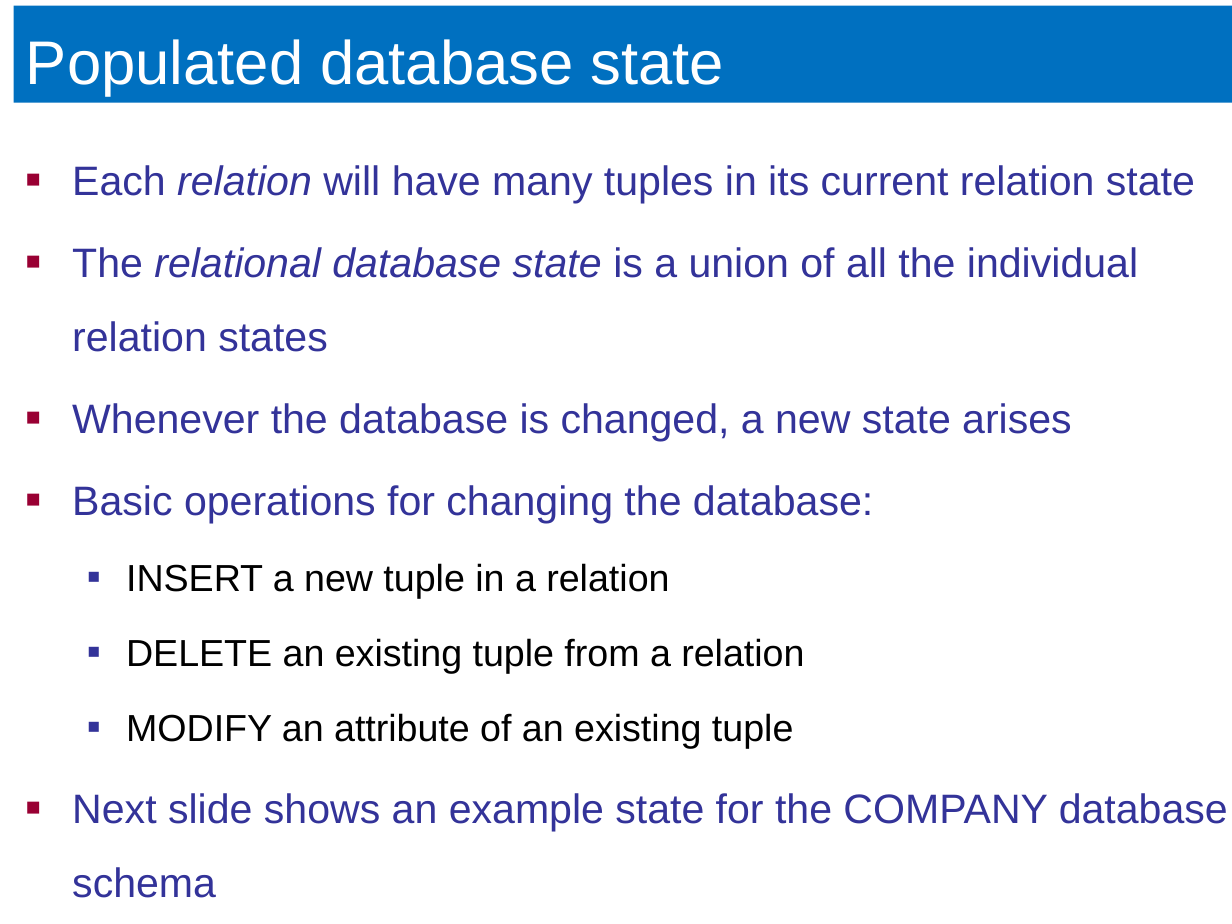
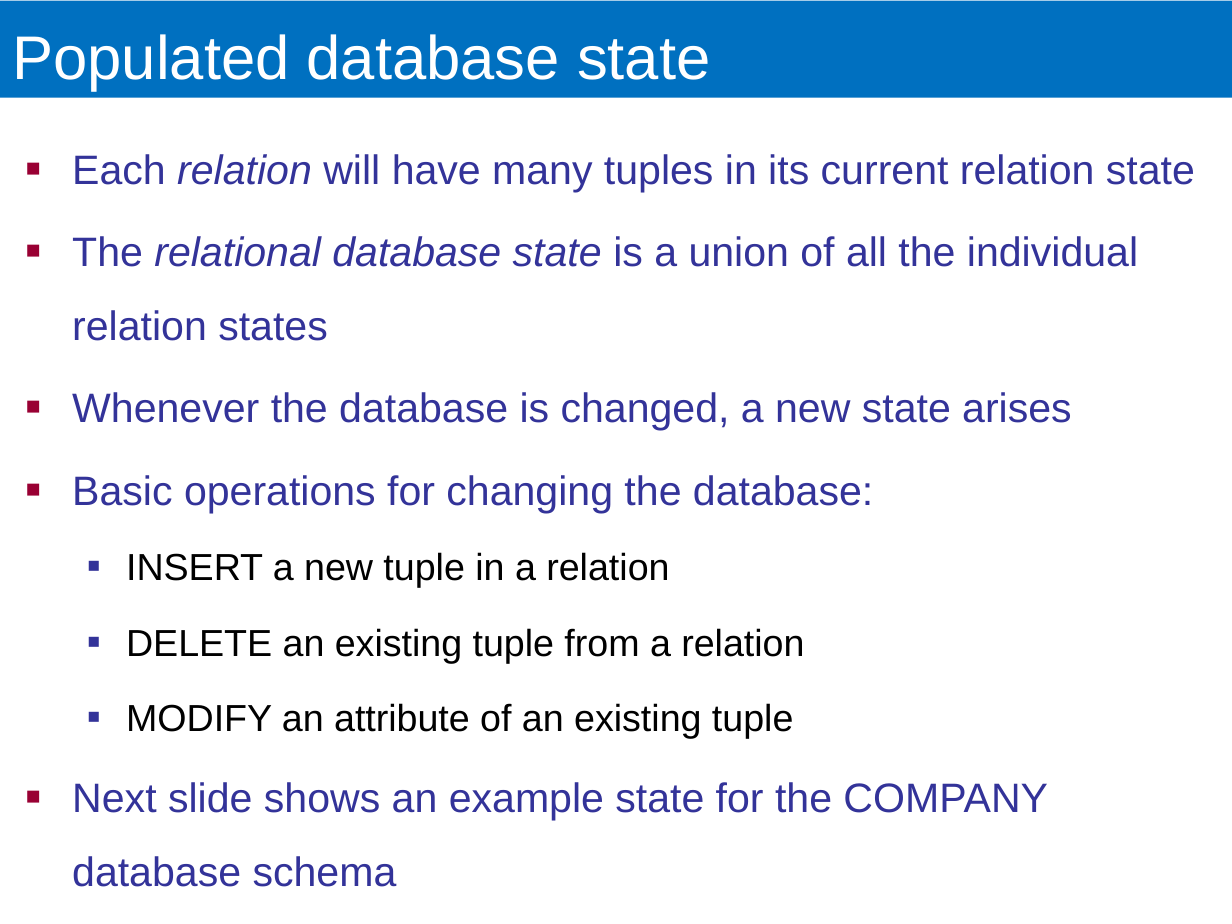
Before and after one commit to ECEG4191/Lecture-Slides, a slide deck: slide 46 of 2. Relational Model.pptx (slide 50 before the commit). Drawn at 1232x924 pixels with LibreOffice and Linux fonts; fonts in the diff are those of the drawing. Boxes give left, top, right and bottom in pixels: in the first picture for what was removed or moved away, otherwise in the second. Text is boxed around its words. In the diff, an @@ line names an element or a change of style, - is before the commit and + after.

```diff
--- a/2. Relational Model.pptx
+++ b/2. Relational Model.pptx
@@ title "Populated database state": place and size @@
-title "Populated database state" at [14, 6, 1232, 103]
+title "Populated database state" at [0, 1, 1232, 99]
@@ text "Each relation will have many ..." rewrapped from [72, 165, 1228, 898] to [72, 154, 1195, 887] @@
```
Also in this commit, not shown: 13 other slides changed, 4 slides removed, 1 other file.
